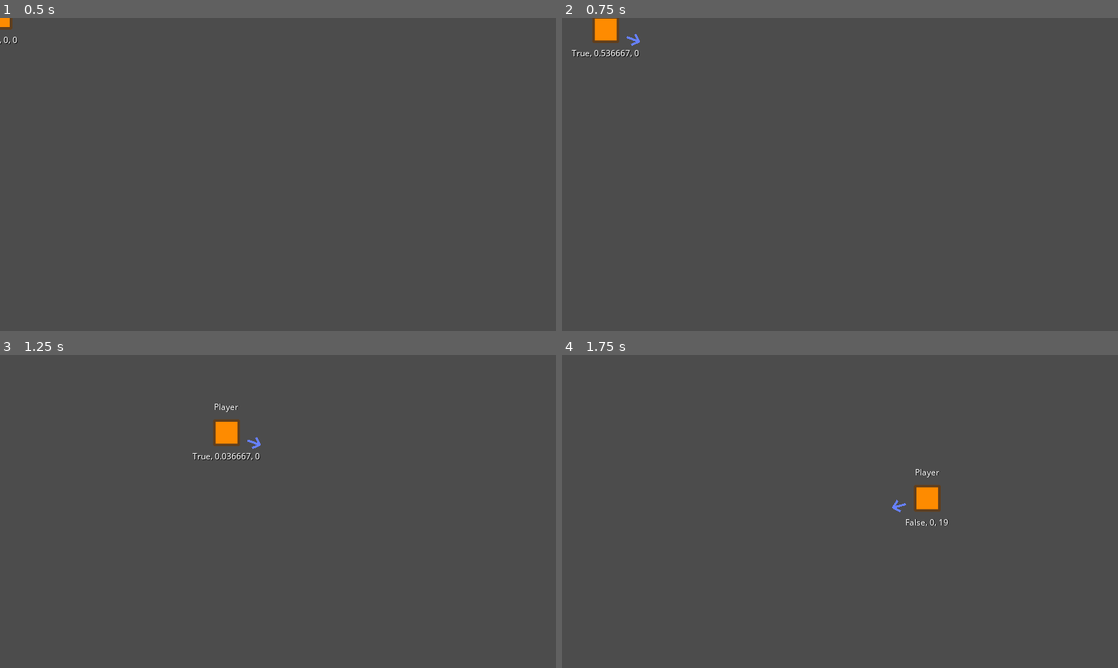
Above: before the commit, frames 1-4 (two rows, left to right).
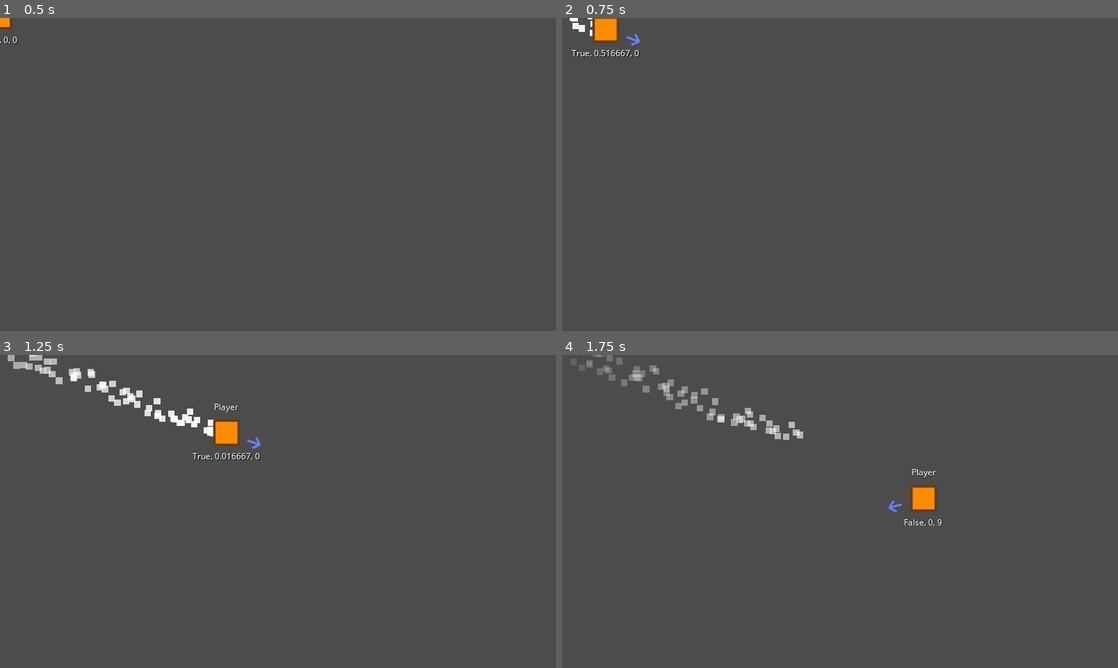
Above: after the commit, the same moments.

Repository: gedehari/EatTheChips
Game: Godot game, scene res://scripts/gameplay/player/player.tscn
The game is run twice, just before and just after one commit, with the same random seed, the same clock (stepped at 60 frames per second) and the same inputs. This scene is started directly instead of the project's main scene.
Inputs (mouse positions are in pixels of both pictures, inside the frame that each line leads up to):
- Up to frame 1 (0.5 s): no input
- Up to frame 2 (0.75 s): move the mouse to (962, 158) at 0.52 s; tap Shift (dash) at 0.6 s
- Up to frame 3 (1.25 s): no input
- Up to frame 4 (1.75 s): move the mouse to (728, 527) at 1.27 s; tap Shift (dash) at 1.35 s

Frame 1 is identical in both runs. In frame 2, 0.1% of the frame differs, in the area x 1-9%, y 0-13%; in frame 3, 1.1%; in frame 4, 1.6%, in the area x 4-70%, y 0-55%.

Commit message:
Added the ability to stun players with dash, added trail effect

Diff:
--- a/scripts/gameplay/player/player.gd
+++ b/scripts/gameplay/player/player.gd
@@ -3,11 +3,15 @@
 export var speed : float = 600
 
 onready var sprite = $Sprite
+onready var trail = $Trail
+onready var arrow = $Arrow
+
 onready var look_at_node = $LookAt
-onready var arrow = $Arrow
 onready var player_name = $PlayerName
-onready var dash_timer = $DashTimer              # Dash timer
+
+onready var dash_timer = $DashTimer              # Dash timer.
 onready var dash_cd_timer = $DashCooldownTimer   # Dash cooldown timer.
+onready var stun_timer = $StunTimer              # Stun timer.
 
 onready var debug_label = $DebugLabel
 
@@ -21,6 +25,7 @@
 var vel : Vector2
 
 var is_dashing : bool = false
+var is_stunned : bool = false
 
 
 func _ready() -> void:
@@ -32,6 +37,7 @@
 		# If this is the current scene, enable test mode.
 		test_mode = true
 
+	trail.emitting = false
 	arrow.visible = is_master or test_mode
 	debug_label.visible = is_master or test_mode
 
@@ -46,24 +52,33 @@
 		# Update arrow rotation, but with lerp
 		arrow.rotation = lerp_angle(arrow.rotation, la_rot, 0.175)
 		# Do movement
-		move()
+		if is_stunned:
+			if stun_timer.time_left == 0:
+				is_stunned = false
+				modulate.v = 1
+		else:
+			move()
 
 		if Network.enet:
 			# Send state every physics process. I don't know if this is a good idea or not.
-			rpc_unreliable("_set_state", position, linear_velocity, applied_force)
+			rpc_unreliable("_set_state", position, linear_velocity, applied_force, modulate, trail.emitting)
+
+# Set state of player. Sent to puppet nodes.
+puppet func _set_state(pos : Vector2, vel : Vector2, force : Vector2, mod : Color, t_emit : bool) -> void:
+	position = pos
+	linear_velocity = vel
+	applied_force = force
+	modulate = mod
+	trail.emitting = t_emit
 
 
-puppet func _set_state(pos : Vector2, vel : Vector2, frc : Vector2) -> void:
-	position = pos
-	linear_velocity = vel
-	applied_force = frc
-
-
+# Normal move
 func move() -> void:
 	vel = Vector2(cos(la_rot), sin(la_rot))
 
 	if Input.is_action_just_pressed("dash") and dash_cd_timer.time_left == 0 and not is_dashing:
 		is_dashing = true
+		trail.emitting = true
 		dash_timer.start()
 
 	if is_dashing:
@@ -72,12 +87,32 @@
 
 		if dash_timer.is_stopped():
 			is_dashing = false
+			trail.emitting = false
 			dash_cd_timer.start()
 	else:
 		la_rot = look_at_node.rotation
 		applied_force = vel * speed
 
 
+# Stun this player, likely be called from another player.
+remote func stun(id : int = 0) -> void:
+	if not is_network_master():
+		rpc_id(id, "stun")
+	else:
+		is_stunned = true
+		applied_force = Vector2.ZERO
+		modulate.v = 0.5
+		stun_timer.start()
+
+
 func _on_Player_body_entered(body: Node) -> void:
 	# Stop dash if player hits anything.
-	dash_timer.stop()
+	if is_network_master():
+		if is_dashing:
+			if body.is_in_group("player"):
+				body.stun(body.get_network_master())
+			dash_timer.stop()
+
+
+func _on_PlayerDetectorBody_body_entered(body: Node) -> void:
+	pass
--- a/scripts/gameplay/player/player.tscn
+++ b/scripts/gameplay/player/player.tscn
@@ -11,10 +11,15 @@
 [sub_resource type="RectangleShape2D" id=2]
 extents = Vector2( 32, 32 )
 
-[node name="Player" type="RigidBody2D"]
+[sub_resource type="Gradient" id=3]
+colors = PoolColorArray( 1, 1, 1, 1, 1, 1, 1, 0 )
+
+[node name="Player" type="RigidBody2D" groups=[
+"player",
+]]
 mode = 2
 physics_material_override = SubResource( 1 )
-contacts_reported = 4
+contacts_reported = 5
 contact_monitor = true
 can_sleep = false
 linear_damp = 1.0
@@ -27,6 +32,21 @@
 
 [node name="Shape" type="CollisionShape2D" parent="."]
 shape = SubResource( 2 )
+
+[node name="Trail" type="CPUParticles2D" parent="."]
+emitting = false
+amount = 125
+lifetime = 1.25
+local_coords = false
+draw_order = 1
+emission_shape = 1
+emission_sphere_radius = 18.0
+direction = Vector2( 0, 0 )
+spread = 180.0
+gravity = Vector2( 0, 0 )
+initial_velocity = 18.0
+scale_amount = 15.0
+color_ramp = SubResource( 3 )
 
 [node name="Sprite" type="Sprite" parent="."]
 texture = ExtResource( 2 )
@@ -80,10 +100,14 @@
 }
 
 [node name="DashTimer" type="Timer" parent="."]
-wait_time = 0.67
+wait_time = 0.65
 one_shot = true
 
 [node name="DashCooldownTimer" type="Timer" parent="."]
-wait_time = 20.0
+wait_time = 10.0
+one_shot = true
+
+[node name="StunTimer" type="Timer" parent="."]
+wait_time = 2.0
 one_shot = true
 [connection signal="body_entered" from="." to="." method="_on_Player_body_entered"]
Not shown: 1 places in scripts/gameplay/player/player.tscn that only renumber resources
